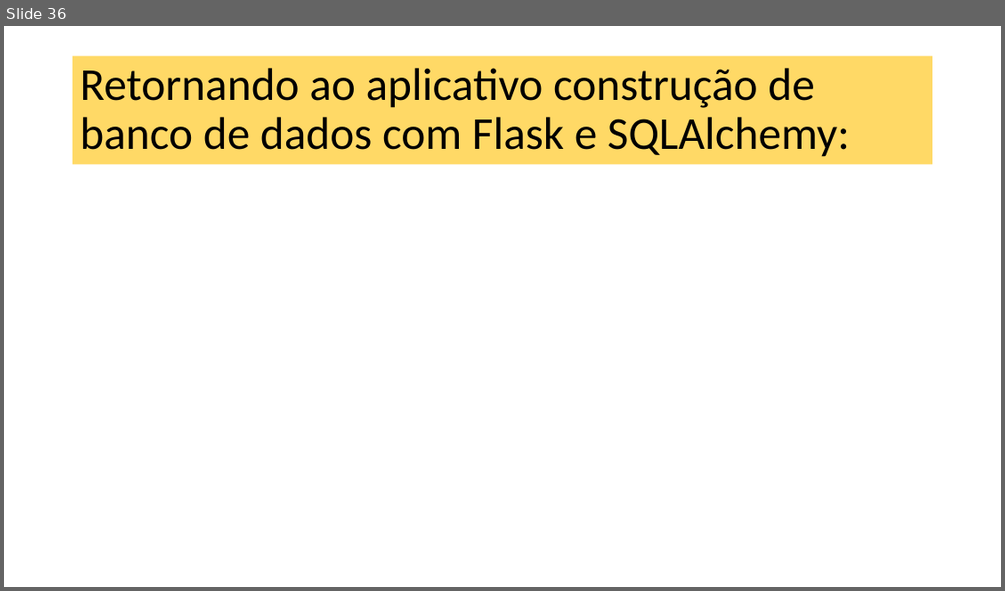
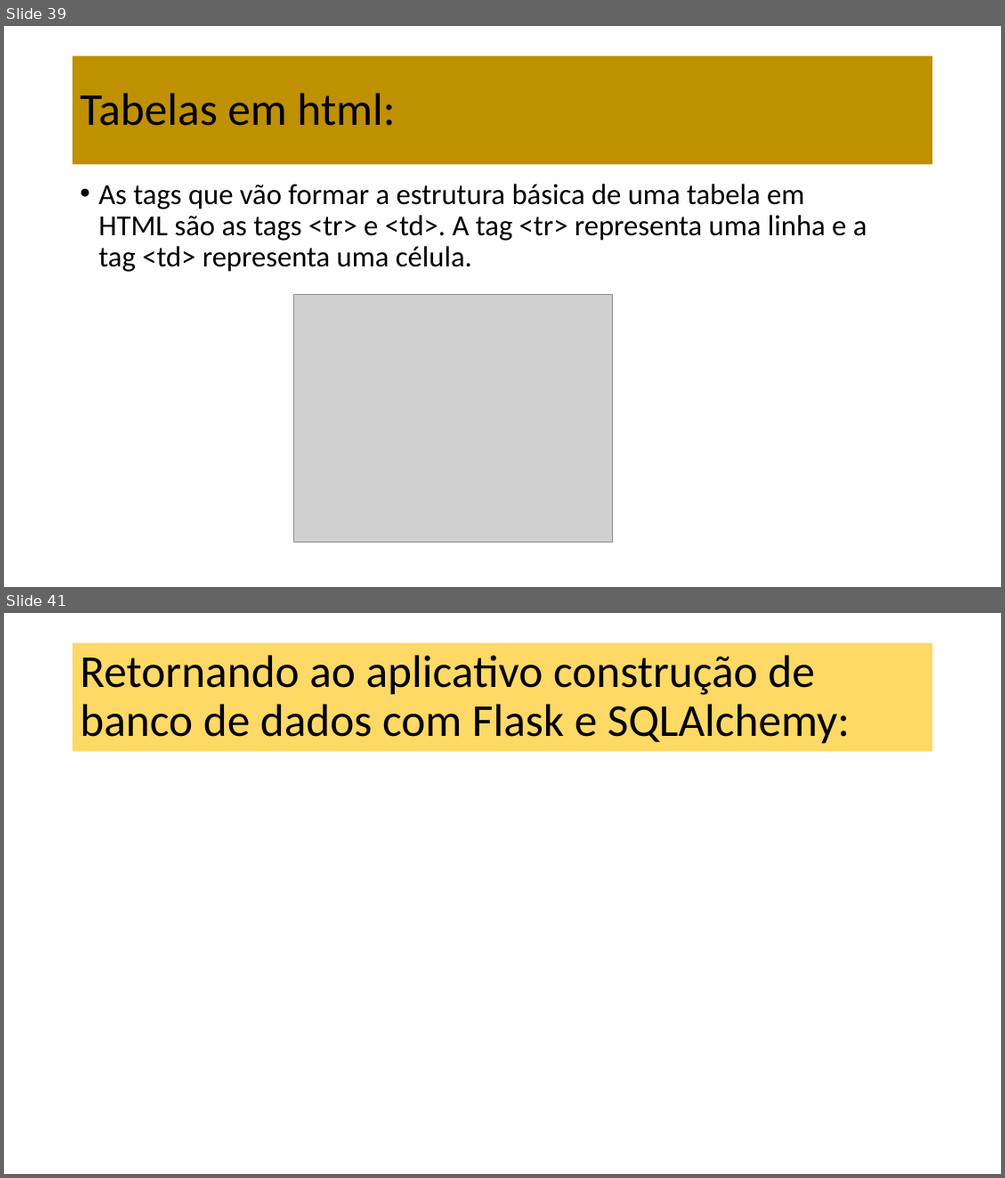
Before and after one commit to dourivaljunior/Curso-de-Flask, a slide deck: Aula 06 Flask.pptx. Shown one above the other, each under a label of ours: slide 36 before the commit, slides 39 and 41 after it; the slides between them are not shown. The pictures are 1005x591 and 1005x1178 pixels, drawn with LibreOffice and Linux fonts; fonts in the diff are those of the drawing; grey boxes stand for pictures. Boxes give left, top, right and bottom in pixels: in the first picture for what was removed or moved away, otherwise in the second. Text is boxed around its words. In the diff, an @@ line names an element or a change of style, - is before the commit and + after.

```diff
--- a/Aula 06 Flask.pptx
+++ b/Aula 06 Flask.pptx
@@ slide 39 added at (4, 26, 1001, 587), background #FFFFFF @@
@@ title added at (73, 56, 933, 164), fill #BF9000, 44 pt, text #000000 @@
+Tabelas em html:
@@ text added at (98, 184, 867, 272), 28 pt, text #000000 @@
+• As tags que vão formar a estrutura básica de uma tabela em HTML são as tags <tr> e <td>. A tag <tr> representa uma linha e a tag <td> representa uma célula.
@@ picture added at (294, 295, 613, 543) @@
@@ what was slide 36 is now slide 41 @@
```
Also in this commit, not shown: 16 slides changed, 5 other slides added, 1 slide removed, 1 other file.
